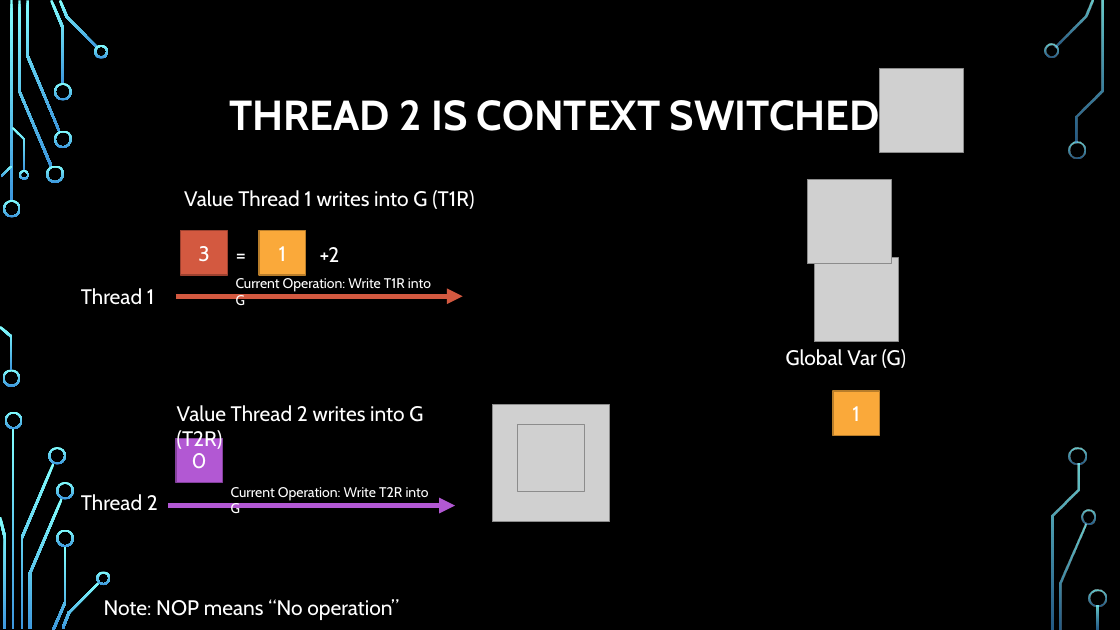
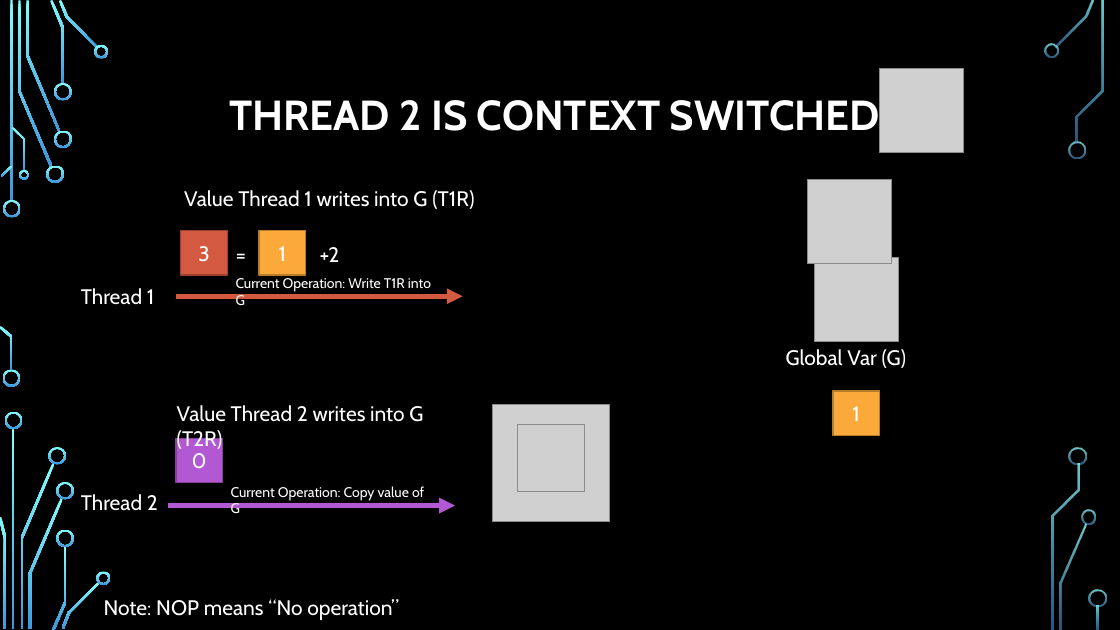
Before and after one commit to psypdt/Advanced_Summer_Course, a slide deck: slide 46 of Day3/Day_3.pptx (slide 47 before the commit). Drawn at 1120x630 pixels with LibreOffice and Linux fonts; fonts in the diff are those of the drawing; grey boxes stand for pictures; background and template pictures are left out. Boxes give left, top, right and bottom in pixels: in the first picture for what was removed or moved away, otherwise in the second. Text is boxed around its words. In the diff, an @@ line names an element or a change of style, - is before the commit and + after.

```diff
--- a/Day3/Day_3.pptx
+++ b/Day3/Day_3.pptx
@@ text at <box>231,486,424,517</box>: text changed @@
-Current Operation: Write T2R into G
+Current Operation: Copy value of G
```
Also in this commit, not shown: 5 other slides changed, 9 slides added.
